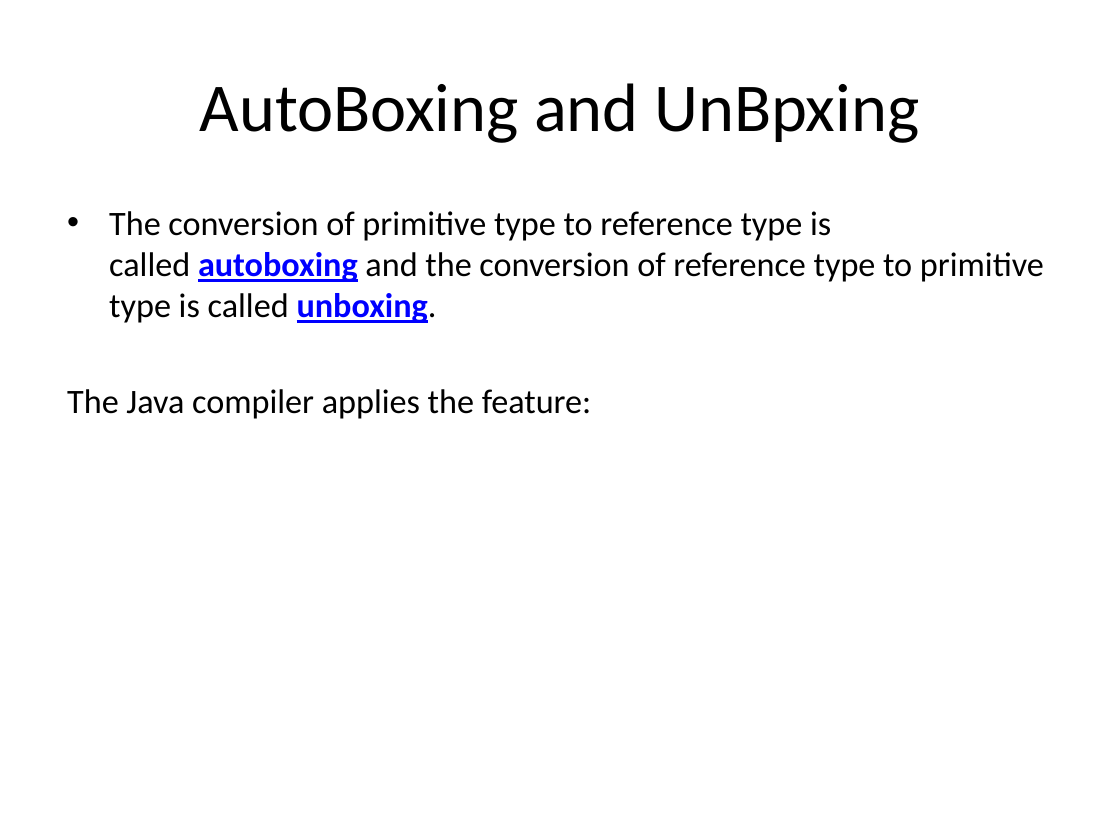
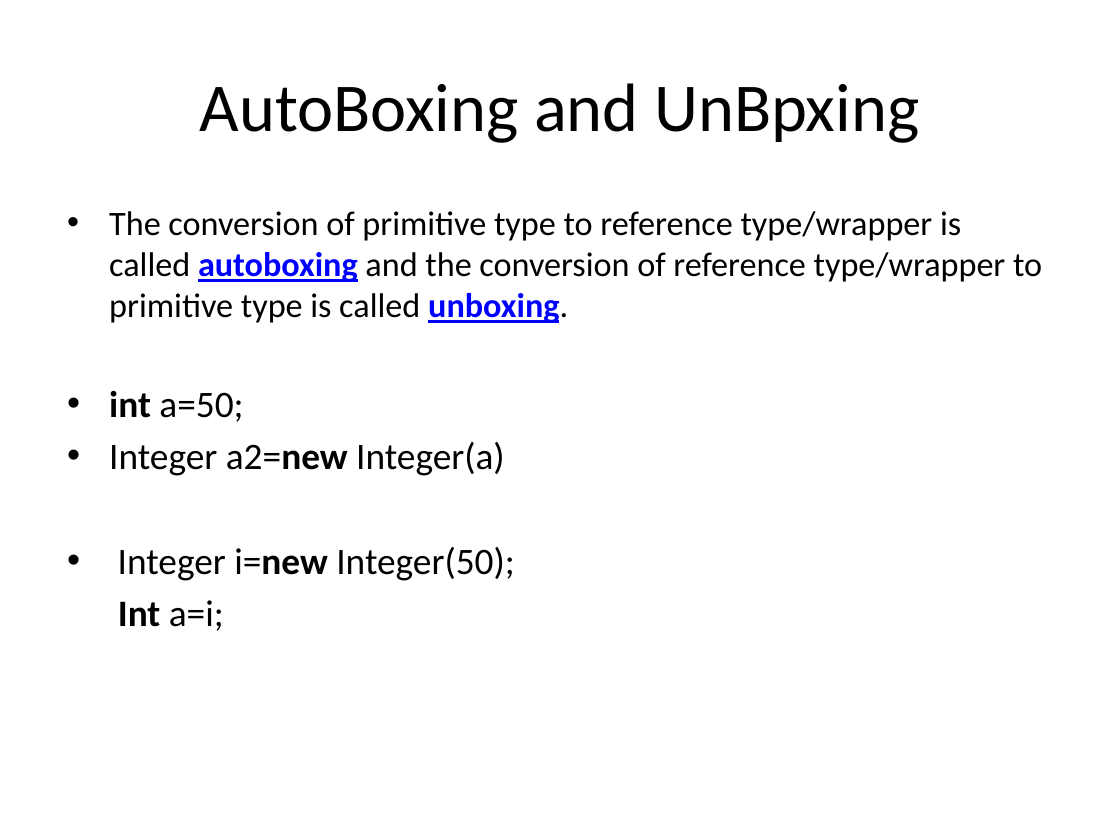
Before and after one commit to BesantJ2ee/Java_09_July_2022_10_30_Batch, a slide deck: slide 30 of PowerPoints/Module_3/Module3_Fundamental_of_Java_Programming.pptx. Drawn at 1120x840 pixels with LibreOffice and Linux fonts; fonts in the diff are those of the drawing. Boxes give left, top, right and bottom in pixels: in the first picture for what was removed or moved away, otherwise in the second. Text is boxed around its words. In the diff, an @@ line names an element or a change of style, - is before the commit and + after.

Commit message:
changes in module 3

```diff
--- a/PowerPoints/Module_3/Module3_Fundamental_of_Java_Programming.pptx
+++ b/PowerPoints/Module_3/Module3_Fundamental_of_Java_Programming.pptx
@@ text at [109,211,1042,631]: text changed @@
-• The conversion of primitive type to reference type is called autoboxing and the conversion of reference type to primitive type is called unboxing.
-The Java compiler applies the feature:
+• The conversion of primitive type to reference type/wrapper is called autoboxing and the conversion of reference type/wrapper to primitive type is called unboxing.
+• int a=50;
+• Integer a2=new Integer(a)
+• Integer i=new Integer(50);
+Int a=i;
```
